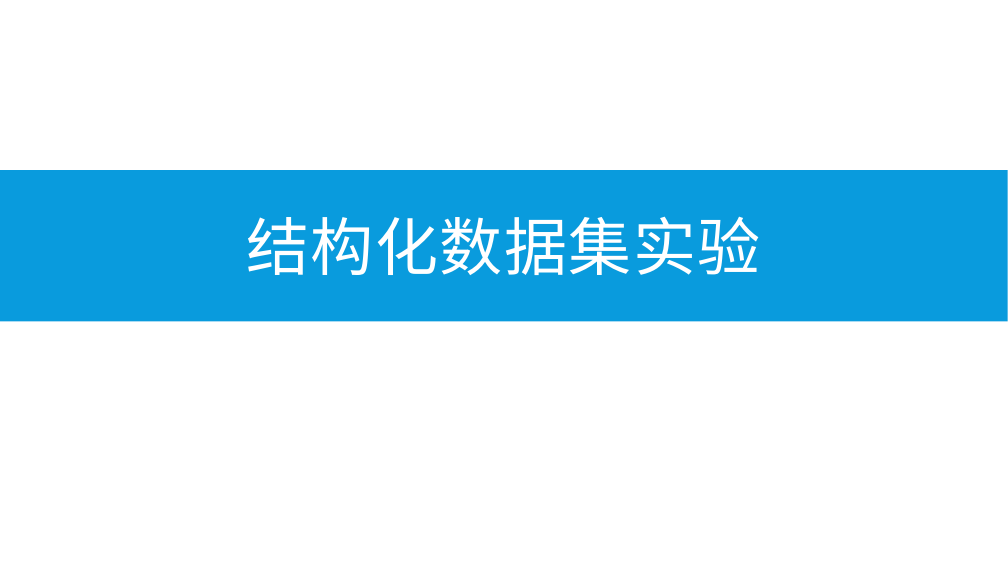
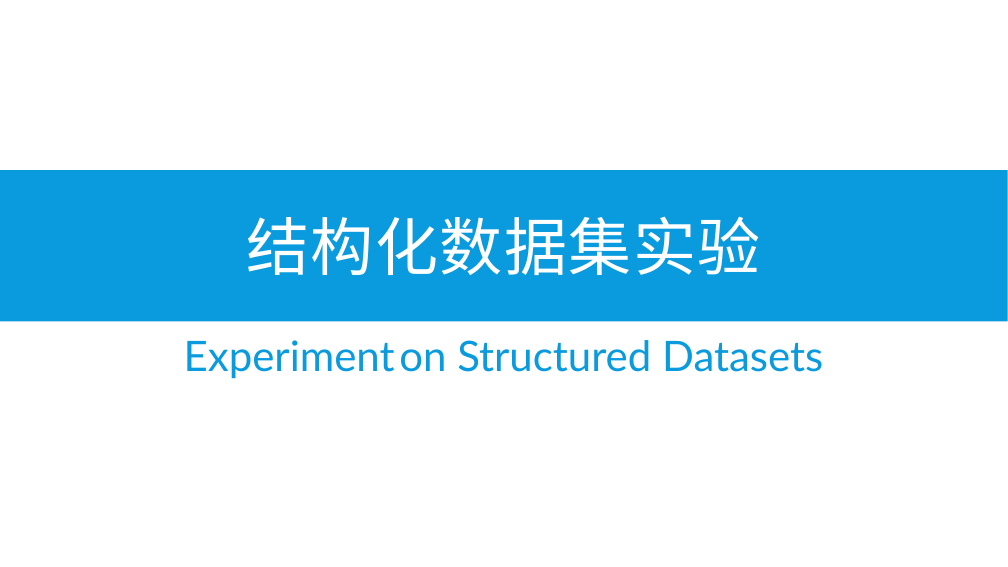
Before and after one commit to b4ubles/PCBNS, a slide deck: slide 9 of doc/NoSQL vs SQL.pptx. Drawn at 1008x567 pixels with LibreOffice and Linux fonts; fonts in the diff are those of the drawing. Boxes give left, top, right and bottom in pixels: in the first picture for what was removed or moved away, otherwise in the second. Text is boxed around its words. In the diff, an @@ line names an element or a change of style, - is before the commit and + after.

```diff
--- a/doc/NoSQL vs SQL.pptx
+++ b/doc/NoSQL vs SQL.pptx
@@ text added at [184,340,823,379], 40 pt, text #099BDD @@
+Experiment on Structured Datasets
```
Also in this commit, not shown: 13 other slides changed, 6 slides added, 5 slides removed.
